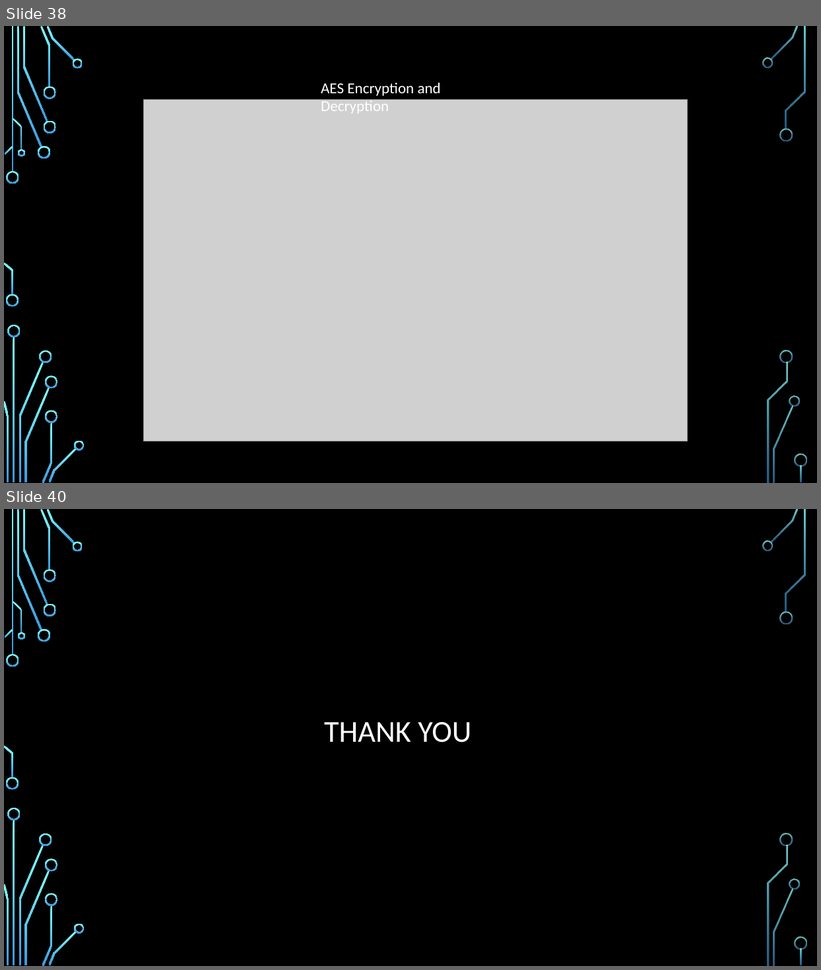
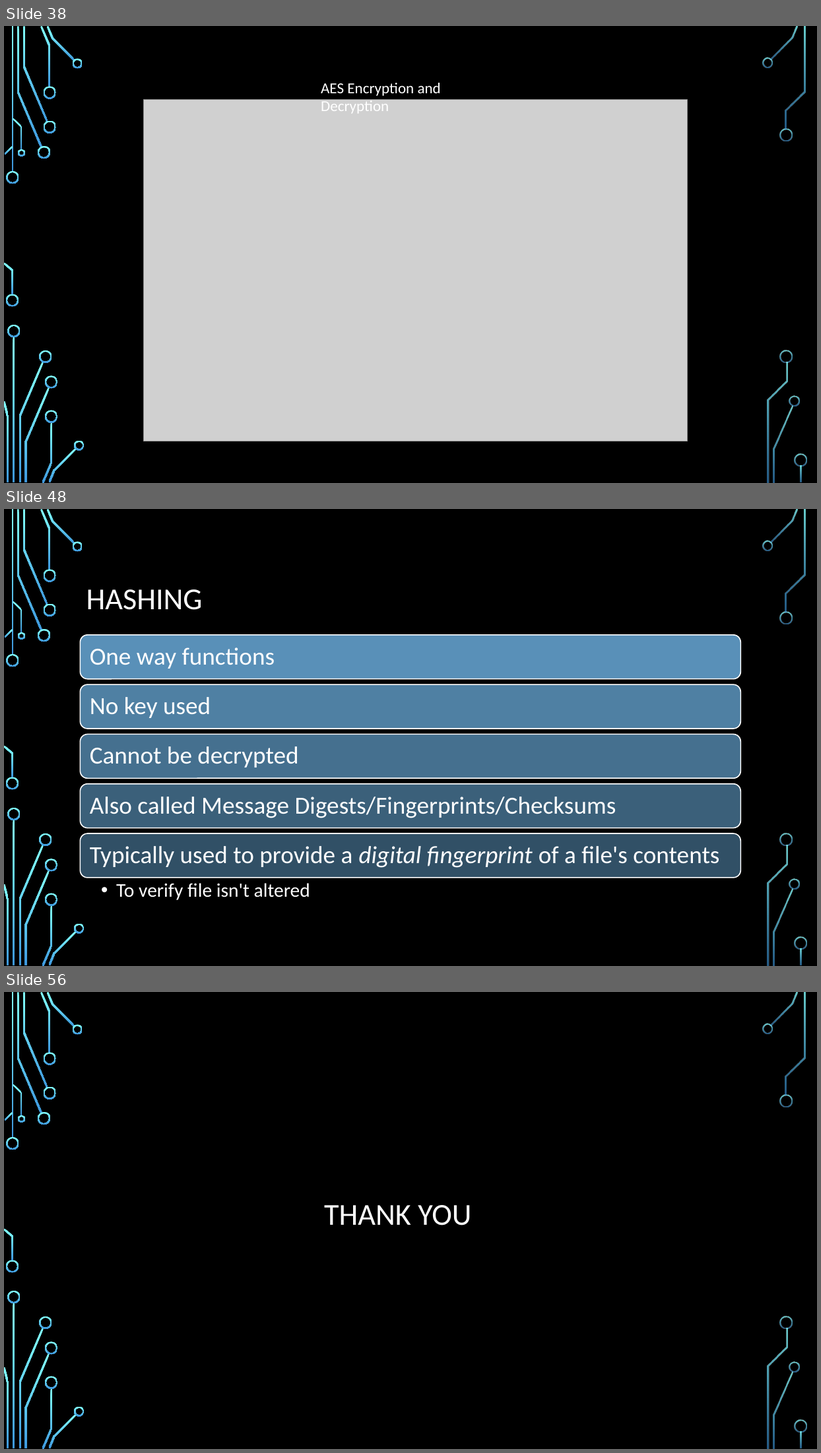
Before and after one commit to stevemann2705/meetup, a slide deck: Crypto.pptx. Shown one above the other, each under a label of ours: slides 38 and 40 before the commit, slides 38, 48 and 56 after it; the slides between them are not shown. The pictures are 821x970 and 821x1453 pixels, drawn with LibreOffice and Linux fonts; fonts in the diff are those of the drawing; grey boxes stand for pictures; background and template pictures are left out. Boxes give left, top, right and bottom in pixels: in the first picture for what was removed or moved away, otherwise in the second. Text is boxed around its words. In the diff, an @@ line names an element or a change of style, - is before the commit and + after.

Commit message:
ADDED: Key Exchange, Authentication, Hashing
Added slides explaining key exchange, authentication, hashing

```diff
--- a/Crypto.pptx
+++ b/Crypto.pptx
@@ slide 48 added at bbox=[4, 509, 817, 966], background picture (left out); not listed: 36 template elements that a slide beside it also shows @@
@@ title added at bbox=[86, 590, 203, 610], 36 pt, text #FFFFFF @@
+HASHING
@@ group added at bbox=[81, 635, 741, 900]: 6 texts, 5 rounded rectangles @@
+One way functions
+No key used
+Cannot be decrypted
+Also called Message Digests/Fingerprints/Checksums
+Typically used to provide a digital fingerprint of a file's contents
+  •• To verify file isn't altered
@@ what was slide 40 is now slide 56 @@
```
Also in this commit, not shown: 2 slides changed, 15 other slides added.
